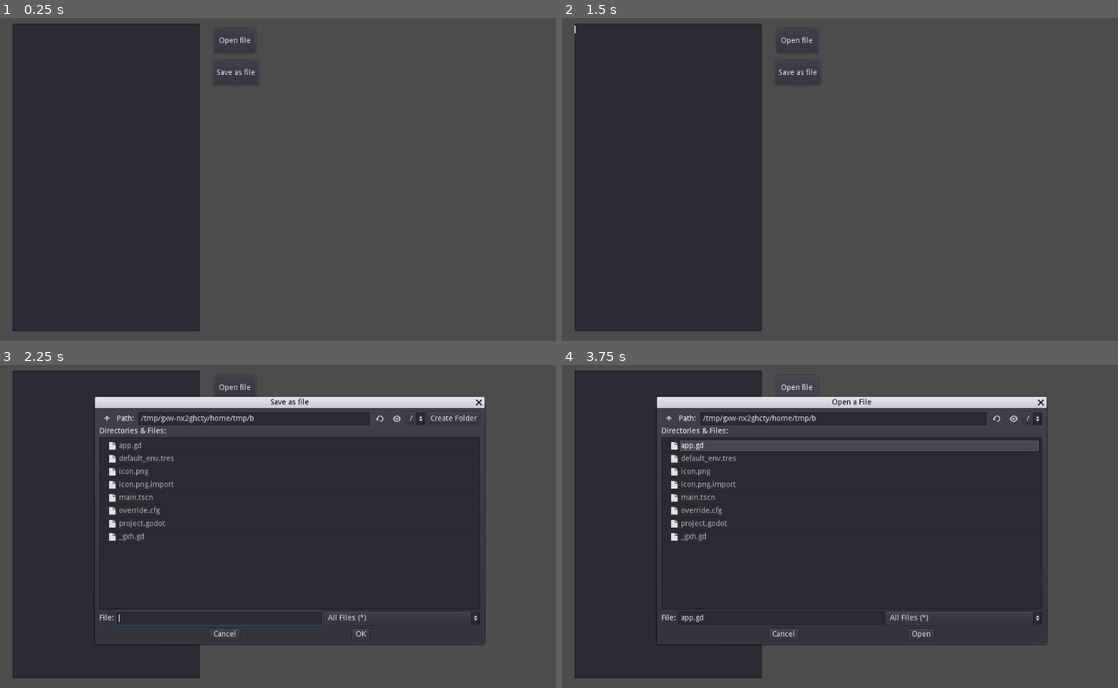
Above: before the commit, frames 1-4 (two rows, left to right).
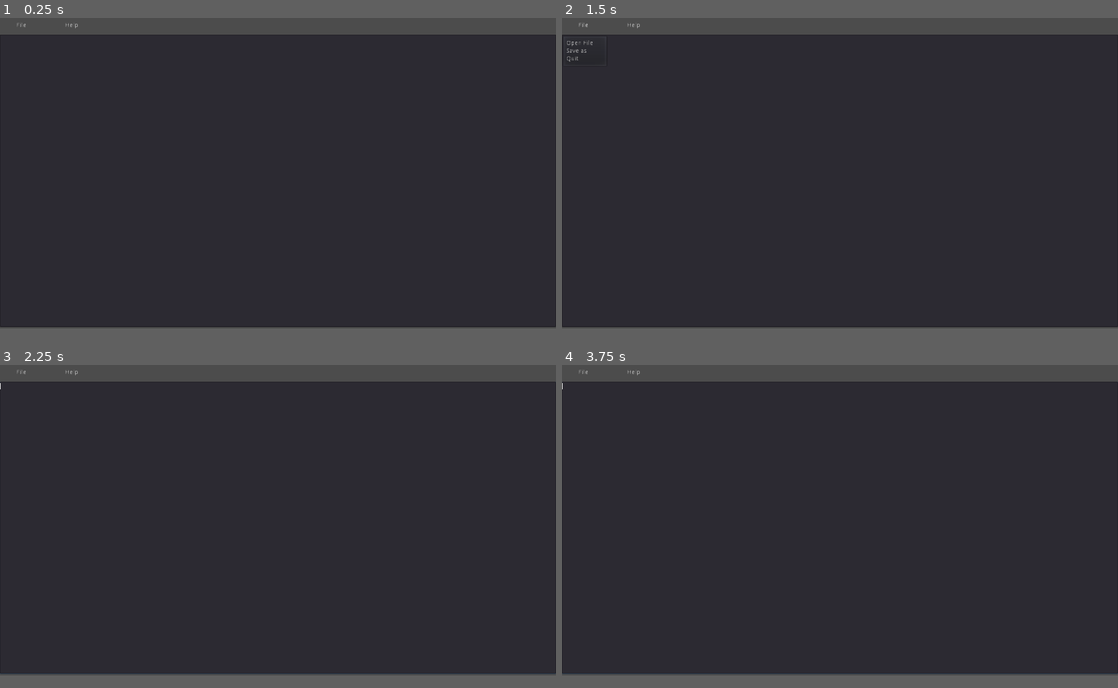
Above: after the commit, the same moments.

Repository: jonathan-santos/godot-text-editor
Game: Godot game, scene res://main.tscn
Same seed, same stepped clock (60 frames per second), same inputs: the game is played once before the commit and once after it.
Inputs (mouse positions are in pixels of both pictures, inside the frame that each line leads up to):
- Up to frame 1 (0.25 s): no input
- Up to frame 2 (1.5 s): click (795, 40) at 0.5 s, where only the run before the commit has a clickable "Open file"; click (584, 24) at 1.25 s, where only the run after the commit has a clickable "File"
- Up to frame 3 (2.25 s): click (233, 419) at 2 s, where only the run before the commit has a clickable "Save as file"
- Up to frame 4 (3.75 s): click (634, 371) at 2.75 s, where only the run after the commit has a clickable "Help"; click (795, 387) at 3.5 s, where only the run before the commit has a clickable "Open file"
In our replay, the window is 800x468 before the commit and 800x450 after it. These sizes can differ from the game's own. Grey fills any space a smaller window leaves; there, only what the larger window draws over its background counts as a difference.

The runs differ from the first frame. In frame 1, 61% of the frame differs, in the area x 0-100%, y 1-97%; in frame 2, 61%; in frame 3, 26%; in frame 4, 28%.

Commit message:
Created Menu items for opening and saving files, quitting and showing a about window

Diff:
--- a/app.gd
+++ b/app.gd
@@ -1,20 +1,32 @@
 extends Control
 
+onready var file_menu_popup = $FileMenu.get_popup()
+onready var help_menu_popup = $HelpMenu.get_popup()
+
 func _ready():
-	pass
+	file_menu_popup.connect("id_pressed", self, "_on_FileMenu_id_pressed")
+	help_menu_popup.connect("id_pressed", self, "_on_HelpMenu_id_pressed")
 
-func _on_OpenFile_pressed():
-	$OpenFileDialog.popup()
+func _on_FileMenu_id_pressed(id):
+	if id == 0:
+		$OpenFileDialog.popup()
+	elif id == 1:
+		$SaveAsFileDialog.popup()
+	elif id == 2:
+		get_tree().quit()
 
-func _on_SaveAsFile_pressed():
-	$SaveAsFileDialog.popup()
+func _on_HelpMenu_id_pressed(id):
+	if id == 0:
+		$AboutWindow.popup()
 
 func _on_OpenFileDialog_file_selected(path):
 	var f = File.new()
 	f.open(path, 1)
 	$TextEdit.text = f.get_as_text()
+	f.close()
 
 func _on_SaveAsFileDialog_file_selected(path):
 	var f = File.new()
 	f.open(path, 2)
 	f.store_string($TextEdit.text)
+	f.close()
--- a/main.tscn
+++ b/main.tscn
@@ -8,27 +8,11 @@
 script = ExtResource( 1 )
 
 [node name="TextEdit" type="TextEdit" parent="."]
-margin_left = 23.0
-margin_top = 14.0
-margin_right = 368.0
-margin_bottom = 582.0
-
-[node name="OpenFile" type="Button" parent="."]
-margin_left = 395.0
-margin_top = 22.9405
-margin_right = 471.0
-margin_bottom = 68.9405
-text = "Open file"
-__meta__ = {
-"_edit_use_anchors_": false
-}
-
-[node name="SaveAsFile" type="Button" parent="."]
-margin_left = 393.0
-margin_top = 82.0
-margin_right = 469.0
-margin_bottom = 128.0
-text = "Save as file"
+anchor_top = 0.5
+anchor_right = 1.0
+anchor_bottom = 0.5
+margin_top = -317.0
+margin_bottom = 356.0
 
 [node name="OpenFileDialog" type="FileDialog" parent="."]
 margin_left = 175.0
@@ -50,7 +34,50 @@
 access = 2
 current_dir = "/Users/jonathan/drive/jhow/gamedev/godot/Text Editor"
 current_path = "/Users/jonathan/drive/jhow/gamedev/godot/Text Editor/"
-[connection signal="pressed" from="OpenFile" to="." method="_on_OpenFile_pressed"]
-[connection signal="pressed" from="SaveAsFile" to="." method="_on_SaveAsFile_pressed"]
+
+[node name="FileMenu" type="MenuButton" parent="."]
+margin_top = -0.420448
+margin_right = 99.0
+margin_bottom = 43.5796
+text = "File"
+items = [ "Open File", null, 0, false, false, 0, 0, null, "", false, "Save as", null, 0, false, false, 1, 0, null, "", false, "Quit", null, 0, false, false, 2, 0, null, "", false ]
+switch_on_hover = true
+__meta__ = {
+"_edit_use_anchors_": false
+}
+
+[node name="HelpMenu" type="MenuButton" parent="."]
+margin_left = 115.966
+margin_top = 0.286659
+margin_right = 214.966
+margin_bottom = 44.2867
+text = "Help"
+items = [ "About", null, 0, false, false, 0, 0, null, "", false ]
+switch_on_hover = true
+__meta__ = {
+"_edit_use_anchors_": false
+}
+
+[node name="AboutWindow" type="WindowDialog" parent="."]
+anchor_left = 0.5
+anchor_top = 0.5
+anchor_right = 0.5
+anchor_bottom = 0.5
+margin_left = -121.0
+margin_top = -28.5
+margin_right = 121.0
+margin_bottom = 28.5
+window_title = "About"
+__meta__ = {
+"_edit_use_anchors_": false
+}
+
+[node name="Label" type="Label" parent="AboutWindow"]
+margin_left = 5.3811
+margin_top = 13.3496
+margin_right = 239.381
+margin_bottom = 44.3496
+text = "Created by: Jhow using the Godot Game Engie"
+autowrap = true
 [connection signal="file_selected" from="OpenFileDialog" to="." method="_on_OpenFileDialog_file_selected"]
 [connection signal="file_selected" from="SaveAsFileDialog" to="." method="_on_SaveAsFileDialog_file_selected"]
--- a/project.godot
+++ b/project.godot
@@ -19,6 +19,14 @@
 run/main_scene="res://main.tscn"
 config/icon="res://icon.png"
 
+[display]
+
+window/size/width=1280
+window/size/height=720
+window/dpi/allow_hidpi=true
+window/stretch/mode="2d"
+window/stretch/aspect="expand"
+
 [rendering]
 
 quality/driver/driver_name="GLES2"
